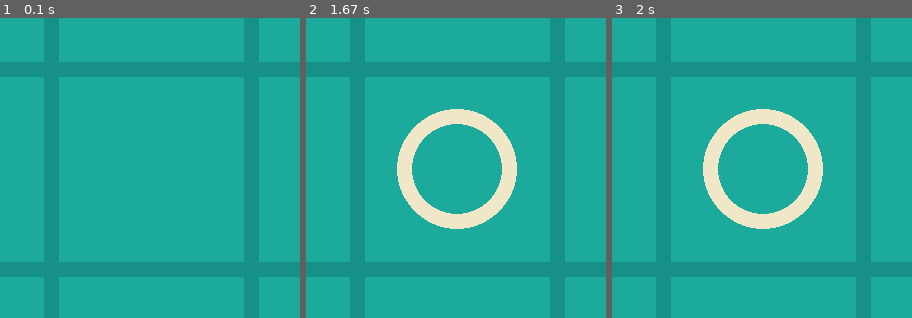
Above: before the commit, frames 1-3 (left to right).
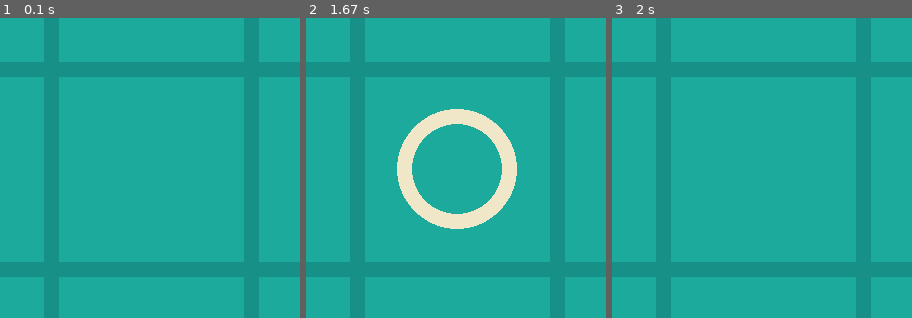
Above: after the commit, the same moments.

Repository: aa-ag/tictactoe
Game: pygame game, started from pygamev.py
Two runs of this game, one before a commit and one after it. Both use one fixed random seed, a clock stepped at 60 frames per second and the inputs below.
Inputs (mouse positions are % of the whole screen's width and height, from its top left):
- Up to frame 1 (0.1 s): no input
- Up to frame 2 (1.67 s): hold R 0.33-0.8 s; click (50, 56) at 0.88 s
- Up to frame 3 (2 s): hold R from 1.67 s (still down)
The pictures show only the part of the screen within x 25-75%, y 25-75%; the shares and areas given below are measured in that part.

Frames 1-2 are identical in both runs. In frame 3, 5.5% of the frame differs, in the area x 30-71%, y 30-71%.

Commit message:
Added restart function with command r and instructions

Diff:
--- a/pygamev.py
+++ b/pygamev.py
@@ -18,8 +18,10 @@
 X_COLOR = (66, 66, 66)
 SPACE = 55
 
+# Screen
+
 screen = pygame.display.set_mode((WIDTH, HEIGHT))
-pygame.display.set_caption('Tic Tac Toe')
+pygame.display.set_caption('Tic Tac Toe -- press "r" to restart')
 screen.fill(BACKGROUND)
 
 # Board
@@ -34,10 +36,12 @@
     pygame.draw.line(screen, LINES, (0, 200), (600, 200), LINE_WIDTH)
     # 2nd horizontal line
     pygame.draw.line(screen, LINES, (0, 400), (600, 400), LINE_WIDTH)
+
     # 1st vertical line
     pygame.draw.line(screen, LINES, (200, 0), (200, 600), LINE_WIDTH)
     # 2nd vertical line
     pygame.draw.line(screen, LINES, (400, 0), (400, 600), LINE_WIDTH)
+
 
 def draw_figures():
     '''
@@ -50,23 +54,27 @@
                 pygame.draw.line(screen, X_COLOR, (col * 200 + SPACE, row * 200 + 200 - SPACE), (col * 200 + 200 - SPACE, row * 200 + SPACE), X_WIDTH)
                 pygame.draw.line(screen, X_COLOR, (col * 200 + SPACE, row * 200 + SPACE), (col * 200 + 200 - SPACE, row * 200 + 200 - SPACE), X_WIDTH)
 
+
 def square_move(row, col, player):
     '''
     Assigns position to player "move"
     '''
     board[row][col] = player
 
+
 def square_available(row, col):
     '''
     Checks if board is full
     '''
     return board[row][col] == 0
 
+
 def full_board():
     '''
     Checks if game is over: no empty spaces left
     '''
     return 0 in board
+
 
 def check_win(player):
     '''
@@ -98,6 +106,7 @@
 
     return False
 
+
 def draw_vertical_win(col, player):
     '''
     Draws vertical line to show vertical win
@@ -111,6 +120,7 @@
 
     pygame.draw.line(screen, color, (pos_x, 15), (pos_x, HEIGHT - 15), 15)
 
+
 def draw_horizontal_win(row, player):
     '''
     Draws horizonal line to show horizontal win
@@ -124,6 +134,7 @@
 
     pygame.draw.line(screen, color, (15, pos_y), (WIDTH - 15, pos_y), 15)
 
+
 def draw_asc_diagonal_win(player):
     '''
     Draws diagonal ascending, left-to-tight line to show win
@@ -135,6 +146,7 @@
 
     pygame.draw.line(screen, color, (15, HEIGHT - 15), (WIDTH - 15, 15), 15)
 
+
 def draw_desc_diagonal_win(player):
     '''
     Draws diagonal descending, right-to-left line to show win
@@ -146,14 +158,25 @@
 
     pygame.draw.line(screen, color, (15, 15), (WIDTH - 15, HEIGHT - 15), 15)
 
+
 def restart():
-    pass
-
+    '''
+    Allows users to restart after one player has won, or they reached "game over" by
+    redrawing the board, its lines, resetting player to "1" and all values in board to zero
+    '''
+    screen.fill(BACKGROUND)
+    draw_lines()
+    for row in range(BOARD_ROWS):
+        for col in range(BOARD_COLS):
+            board[row][col] = 0
+
+
+draw_lines()
+
+# Variables
 player = 1
 game_over = False
 
-draw_lines()
-
 # main loop
 while True:
     '''
@@ -161,7 +184,8 @@
     '''
     for event in pygame.event.get():
         if event.type == pygame.QUIT:
-            sys.exit
+            sys.exit()
+
         if event.type == pygame.MOUSEBUTTONDOWN and not game_over:
             mouse_y = event.pos[1]
             mouse_x = event.pos[0]
@@ -175,12 +199,20 @@
                     if check_win(player):
                         game_over = True
                     player = 2
+
                 elif player == 2:
                     square_move(clicked_row, clicked_col, 2)
                     if check_win(player):
                         game_over = True
                     player = 1
-                draw_figures()
+
+            draw_figures()
+
+        if event.type == pygame.KEYDOWN:
+            if event.key == pygame.K_r:
+                restart()
+                player = 1
+                game_over = False
 
     pygame.display.update()
 
